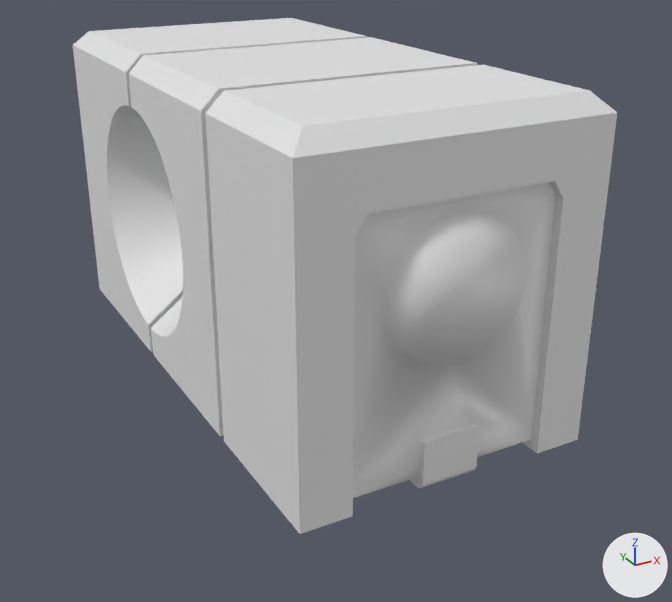
Two versions of the Blender file 1st_Robot.blend, one commit apart.
Camera for both pictures: a 50 mm lens placed at (-2.55, -5.38, 2.9), pointed at (0.14, -0.48, 0.45). Lighting does not change. The marker at lower right points along +X, +Y and +Z.
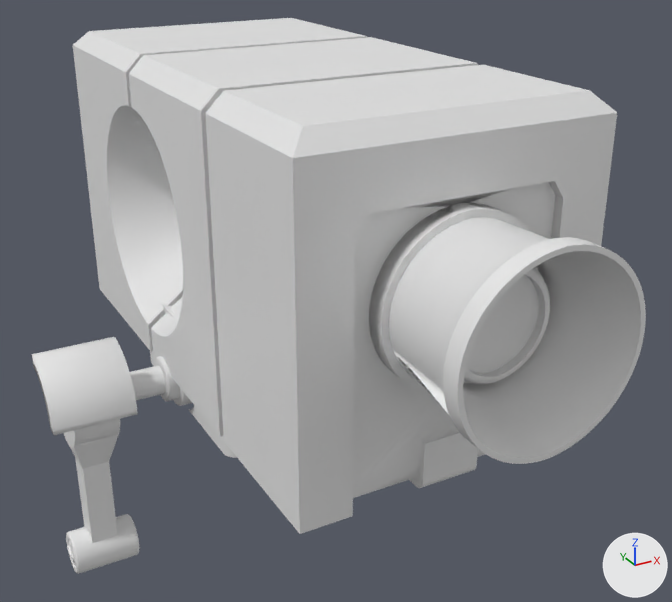
ob_cutter_002 is not drawn itself; it is used by a modifier of ob_cube_001.

Edits to the bpy script that builds the scene:
```text
Change me_cutter_004:
    used by ob_cutter_002; parent = ob_cube_001; location = (-0.0127, -1.944, 1.106); rotation_euler = (1.571, 0.0, 0.0), in degrees (90, 0, 0)
    remove me_cutter_004.from_pydata(...)  # 128 vertices, 66 faces; spans x -0.389..0.389, y -0.389..0.389, z -0.06..0.06
    add me_cutter_004.from_pydata(...)  # 1153 vertices, 1091 faces; spans x -0.536..0.536, y -0.536..0.536, z -0.458..0.312
    me_cutter_004 part 1: 128 vertices removed from x -0.389..0.389, y -0.389..0.389, z -0.06..0.06; 1153 vertices added at x -0.536..0.536, y -0.536..0.536, z -0.458..0.312
Add me_cube_012:
    me_cube_012.from_pydata(...)  # 4597 vertices, 3921 faces; spans x -1.39..0.78, y -0.84..0.85, z -0.42..0.74
    me_cube_012.polygons.foreach_set('use_smooth', [True] * 3921)
Change ob_circle:
    ob_circle.location: (0.027, 0.001, -0.335) -> (-1.442, 0.0, -0.124)
    ob_circle.scale: (1.0, 1.0, 1.0) -> (0.146, 0.146, 0.146)
    remove ob_circle.hide_set(True)
Change ob_circle_001:
    add ob_circle_001.parent = ob_circle
    add ob_circle_001.matrix_parent_inverse = Matrix(((0.0, 1.0, 0.0, -0.00062), (0.0, 0.0, 1.0, 0.335), (1.0, 0.0, 0.0, -0.0274), (0.0, 0.0, 0.0, 1.0)))
    remove ob_circle_001.hide_set(True)
Change ob_circle_002:
    ob_circle_002.location: (0.0474, 0.00062, -7.5) -> (0.0474, 0.00062, -7.92)
    remove ob_circle_002.hide_set(True)
Change ob_cutter_002:
    ob_cutter_002.location: (-0.0127, -1.944, 1.106) -> (0.0174, -2.243, 1.066)
    ob_cutter_002.rotation_euler: (1.571, 0.0, 0.0) -> (-1.571, 0.0, 0.0)  # degrees (90, 0, 0) -> degrees (-90, 0, 0)
    ob_cutter_002.scale: (1.0, 1.0, 1.0) -> (1.0, 0.96, 1.0)
Add ob_cube_011:
    ob_cube_011 = bpy.data.objects.new('Cube.011', me_cube_012)
    ob_cube_011.location = (0.0, 0.0, 0.0)
    _m = ob_cube_011.modifiers.new('Hops_Mirror', 'MIRROR')
    _m.use_bisect_axis = (True, False, False)
    _m.use_bisect_flip_axis = (True, False, False)
    _m.use_clip = True
```

Changed parts and their boxes (x1, y1, x2, y2) in the pictures (672 x 602 px):
'Cube.001', reshaped
    before: (73, 18, 617, 534)
    after: (73, 18, 646, 534)
'Circle.001', shown
    after: (32, 337, 138, 435)
'Circle', shown
    after: (63, 419, 120, 543)
'Circle.002', shown
    after: (66, 514, 140, 574)
'Cube.011', added
    after: (130, 302, 237, 458)
part 1 of me_cutter_004, built on
    before: (384, 213, 526, 367)
    after: (369, 203, 646, 464)
